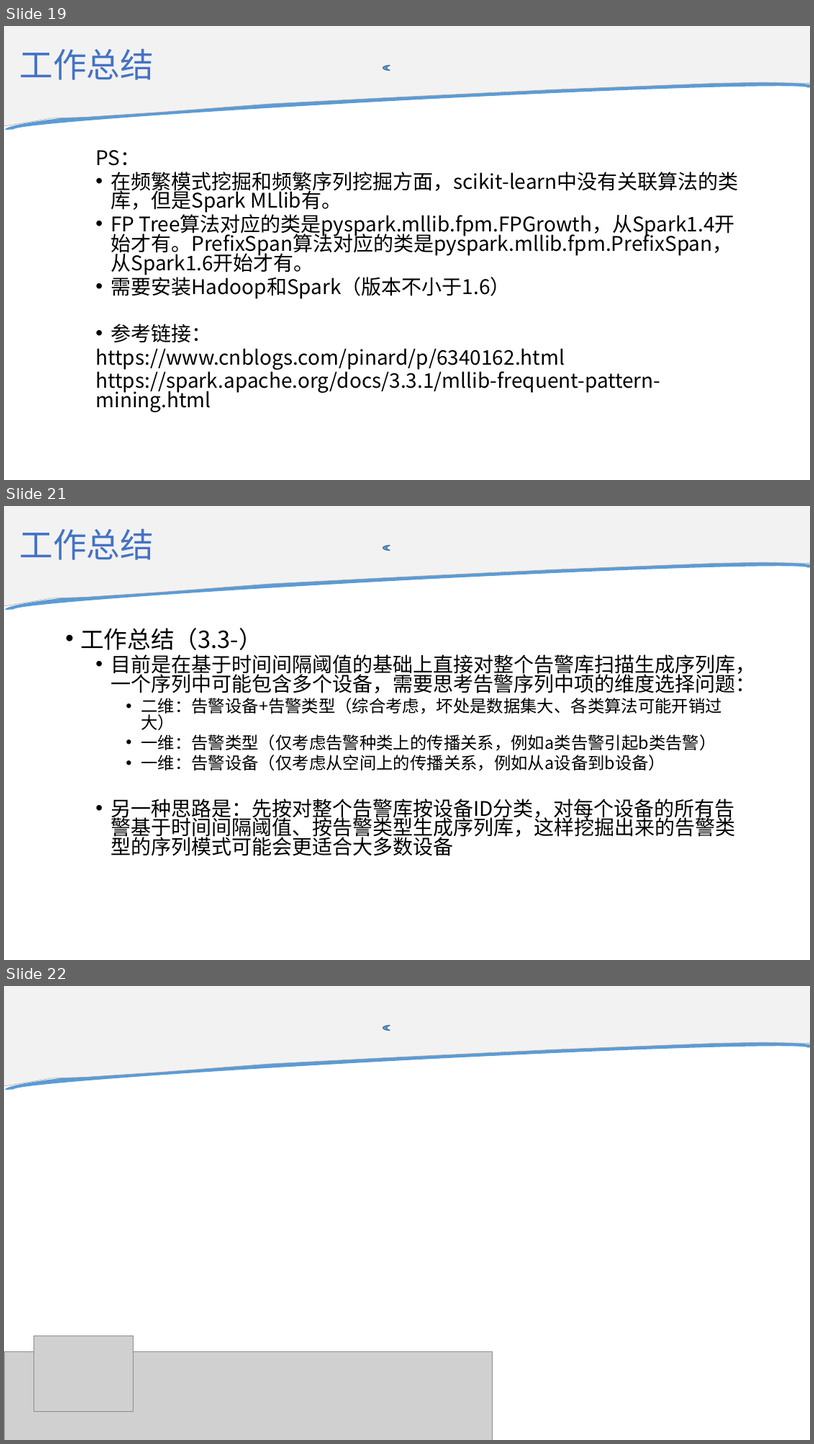
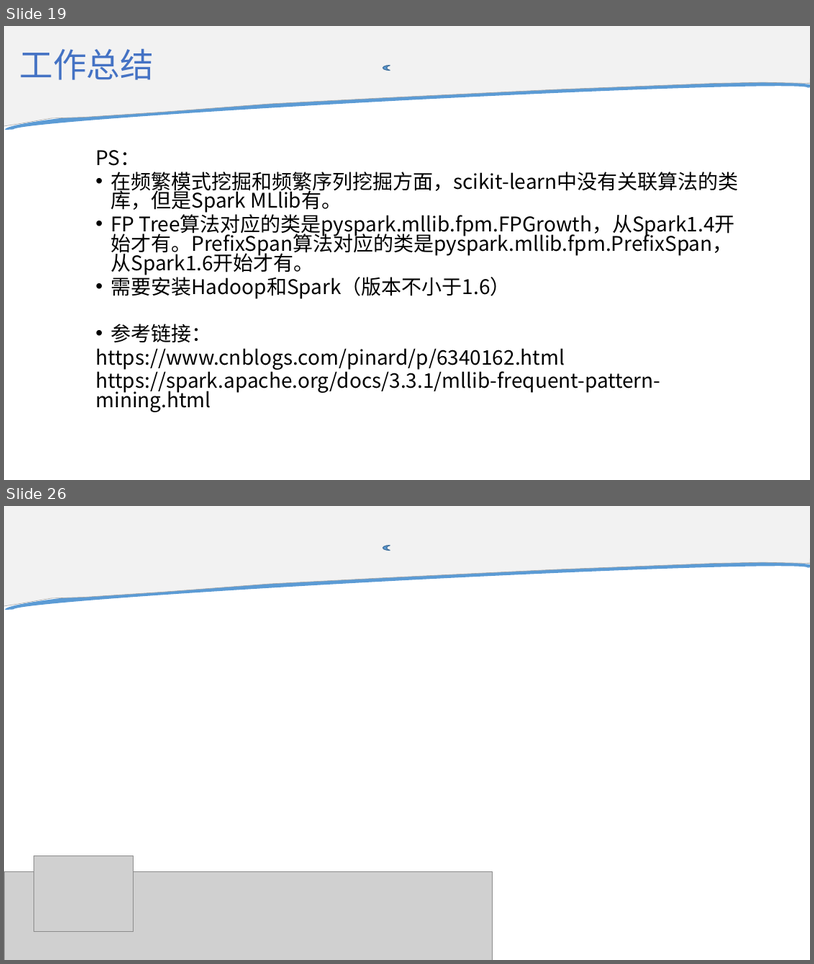
Before and after one commit to Xsaopig/C4_5G, a slide deck: 承载网故障检测项目工作汇报.pptx. Shown one above the other, each under a label of ours: slides 19, 21 and 22 before the commit, slides 19 and 26 after it; the slides between them are not shown. The pictures are 814x1444 and 814x964 pixels, drawn with LibreOffice and Linux fonts; fonts in the diff are those of the drawing; grey boxes stand for pictures; background and template pictures are left out. Boxes give left, top, right and bottom in pixels: in the first picture for what was removed or moved away, otherwise in the second. Text is boxed around its words. In the diff, an @@ line names an element or a change of style, - is before the commit and + after.

```diff
--- a/承载网故障检测项目工作汇报.pptx
+++ b/承载网故障检测项目工作汇报.pptx
@@ slide 21 removed at [4, 506, 810, 960], background #FFFFFF; not listed: 3 template elements that a slide beside it also shows @@
@@ title removed at [19, 528, 154, 560] @@
-工作总结
@@ text removed at [80, 628, 756, 856] @@
-• 工作总结（3.3-）
-  • 目前是在基于时间间隔阈值的基础上直接对整个告警库扫描生成序列库，一个序列中可能包含多个设备，需要思考告警序列中项的维度选择问题：
-    • 二维：告警设备+告警类型（综合考虑，坏处是数据集大、各类算法可能开销过大）
-    • 一维：告警类型（仅考虑告警种类上的传播关系，例如a类告警引起b类告警）
-    • 一维：告警设备（仅考虑从空间上的传播关系，例如从a设备到b设备）
-  • 另一种思路是：先按对整个告警库按设备ID分类，对每个设备的所有告警基于时间间隔阈值、按告警类型生成序列库，这样挖掘出来的告警类型的序列模式可能会更适合大多数设备
@@ what was slide 22 is now slide 26 @@
```
Also in this commit, not shown: 1 slide changed, 5 slides added, 6 other files.
